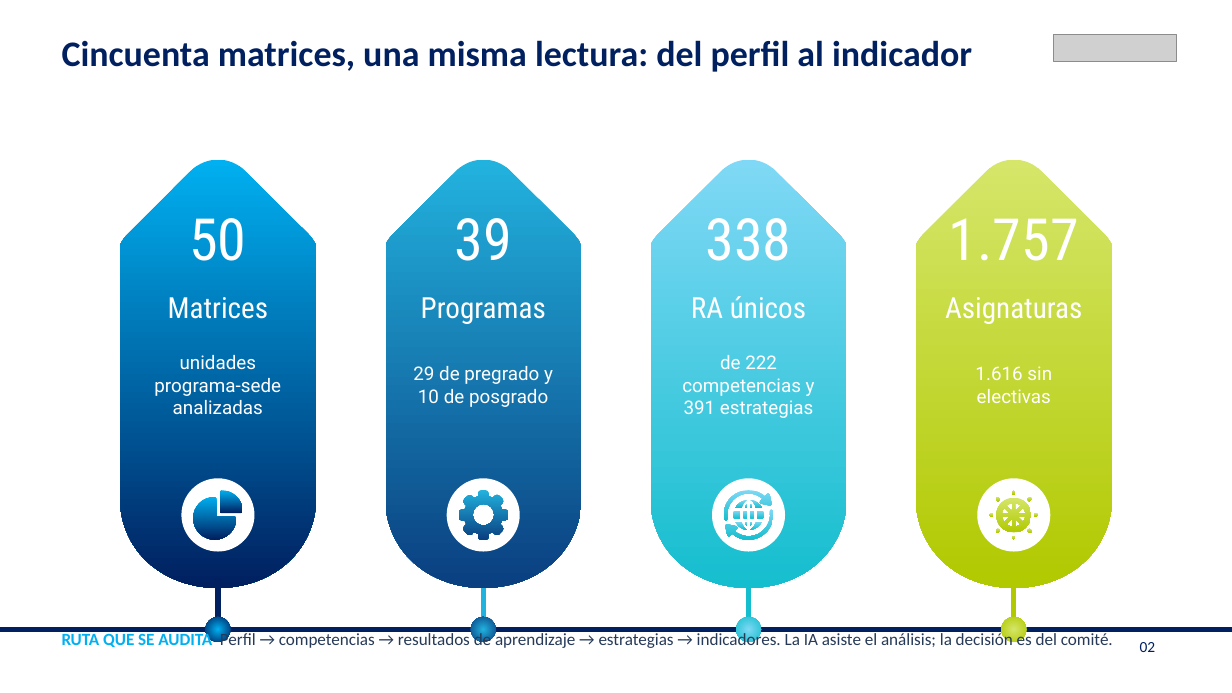
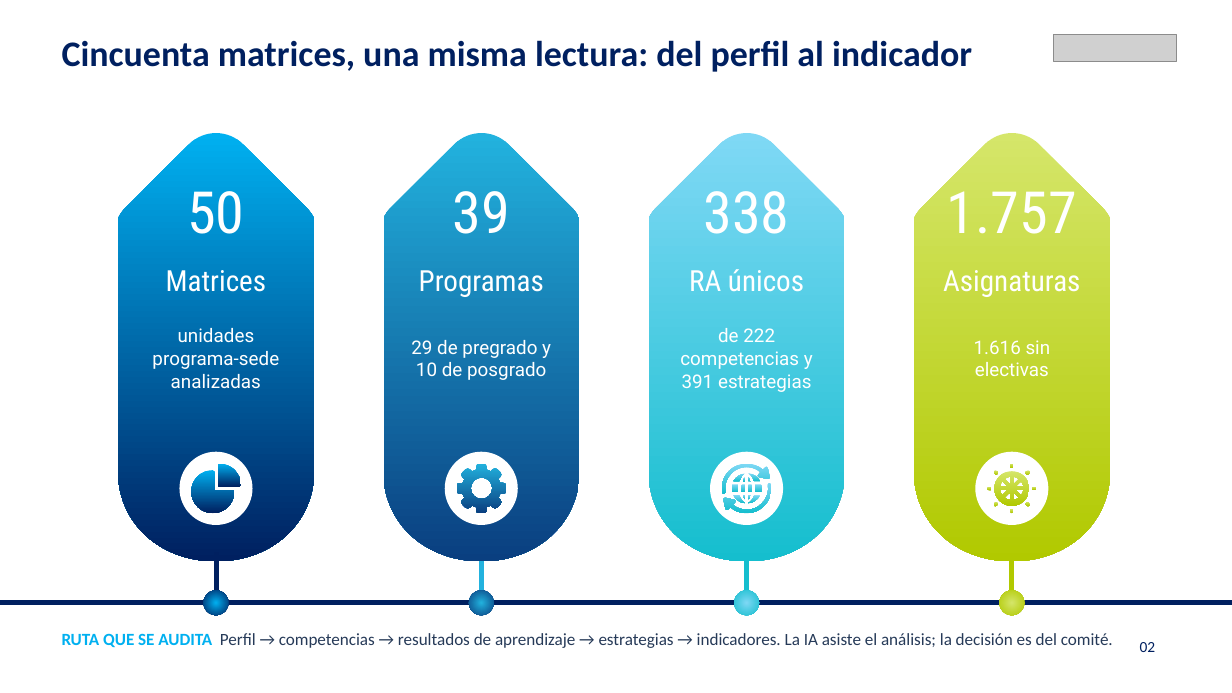
Before and after one commit to PlaneacionPoli/Analisis_Curricular, a slide deck: slide 2 of auditoria/Presentacion_Alta_Direccion_Curricular_v2.pptx. Drawn at 1232x693 pixels with LibreOffice and Linux fonts; fonts in the diff are those of the drawing; grey boxes stand for pictures; background and template pictures are left out. Boxes give left, top, right and bottom in pixels: in the first picture for what was removed or moved away, otherwise in the second. Text is boxed around its words. In the diff, an @@ line names an element or a change of style, - is before the commit and + after.

```diff
--- a/auditoria/Presentacion_Alta_Direccion_Curricular_v2.pptx
+++ b/auditoria/Presentacion_Alta_Direccion_Curricular_v2.pptx
@@ 9 freeform shapes, 3 ellipses, 1 line: place and size @@
-9 freeform shapes, 3 ellipses, 1 line at (121,160,1112,642)
+9 freeform shapes, 3 ellipses, 1 line at (118,133,1110,615)
@@ 23 freeform shapes, 12 texts, 3 lines, 1 ellipse: place and size @@
-23 freeform shapes, 12 texts, 3 lines, 1 ellipse at (154,160,1082,642)
+23 freeform shapes, 12 texts, 3 lines, 1 ellipse at (152,133,1080,615)
@@ 2 freeform shapes, 1 line: place and size @@
-2 freeform shapes, 1 line at (0,529,1232,630)
+2 freeform shapes, 1 line at (0,501,1232,602)
```
Also in this commit, not shown: 2 other slides changed, 17 other files.
